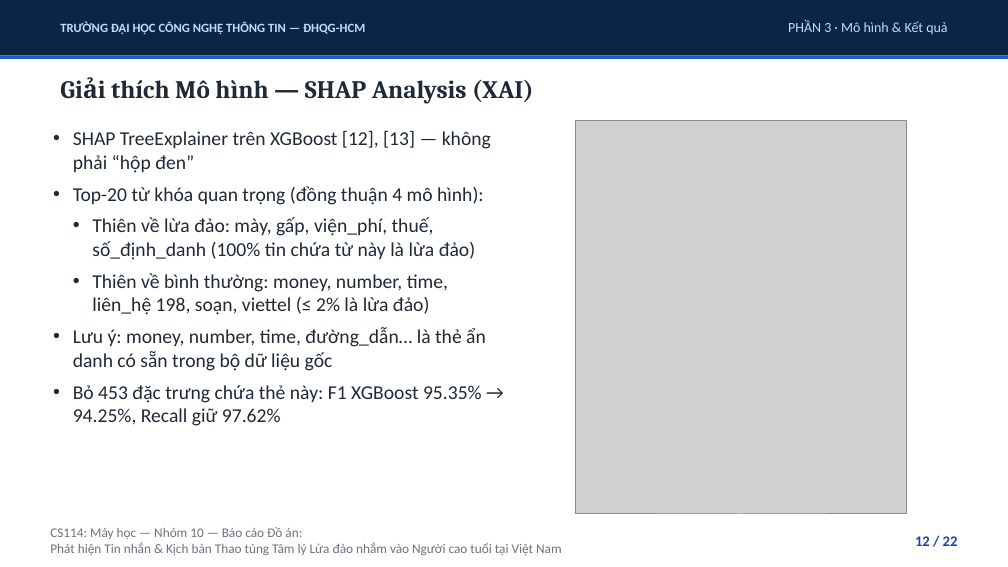
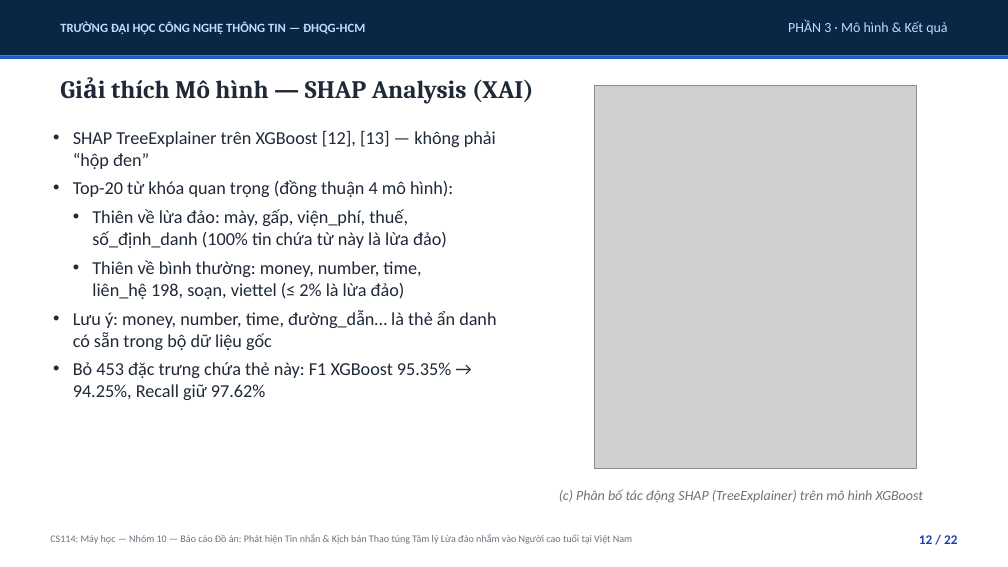
Before and after one commit to uit-25730067-chithanh/CS114-Team10-Elderly-Scam-Detection, a slide deck: slide 12 of draft/scam-detection/reports/slides/phase09_presentation.pptx. Drawn at 1008x567 pixels with LibreOffice and Linux fonts; fonts in the diff are those of the drawing; grey boxes stand for pictures. Boxes give left, top, right and bottom in pixels: in the first picture for what was removed or moved away, otherwise in the second. Text is boxed around its words. In the diff, an @@ line names an element or a change of style, - is before the commit and + after.

Commit message:
feat(phase09): finalize slide presentation layout and export official pptx and pdf
- Refine Slide 1 layout with resized logo, natural semantic line breaks, and balanced attribution rhythm
- Update section divider titles (Slide 5, 9, 13, 15, 19) to clean single-line titles
- Adjust Slide 12 SHAP bounding boxes and add official figure caption
- Tune Slide 14 demo application feature bullet spacing and typography
- Export finalized PPTX and PDF deliverables after manual adjustments

```diff
--- a/draft/scam-detection/reports/slides/phase09_presentation.pptx
+++ b/draft/scam-detection/reports/slides/phase09_presentation.pptx
@@ picture resized from (x1=576, y1=121, x2=906, y2=514) to (x1=595, y1=86, x2=917, y2=469) @@
@@ text "SHAP TreeExplainer trên XGBoost [12], ..." at (x1=73, y1=131, x2=496, y2=400): size 14 to 13 pt; less space between paragraphs @@
@@ text added at (x1=559, y1=490, x2=923, y2=503), 10 pt, text #6B7280, italic @@
+(c) Phân bố tác động SHAP (TreeExplainer) trên mô hình XGBoost
@@ text at (x1=50, y1=534, x2=632, y2=544): text changed; size 9.5 to 7.2 pt @@
-CS114: Máy học — Nhóm 10 — Báo cáo Đồ án:
-Phát hiện Tin nhắn & Kịch bản Thao túng Tâm lý Lừa đảo nhắm vào Người cao tuổi tại Việt Nam
+CS114: Máy học — Nhóm 10 — Báo cáo Đồ án: Phát hiện Tin nhắn & Kịch bản Thao túng Tâm lý Lừa đảo nhắm vào Người cao tuổi tại Việt Nam
@@ text "12 / 22" at (x1=919, y1=535, x2=957, y2=544): size 10.5 to 9.5 pt @@
```
Also in this commit, not shown: 19 other slides changed, 2 slides added, 2 slides removed, 2 other files.
